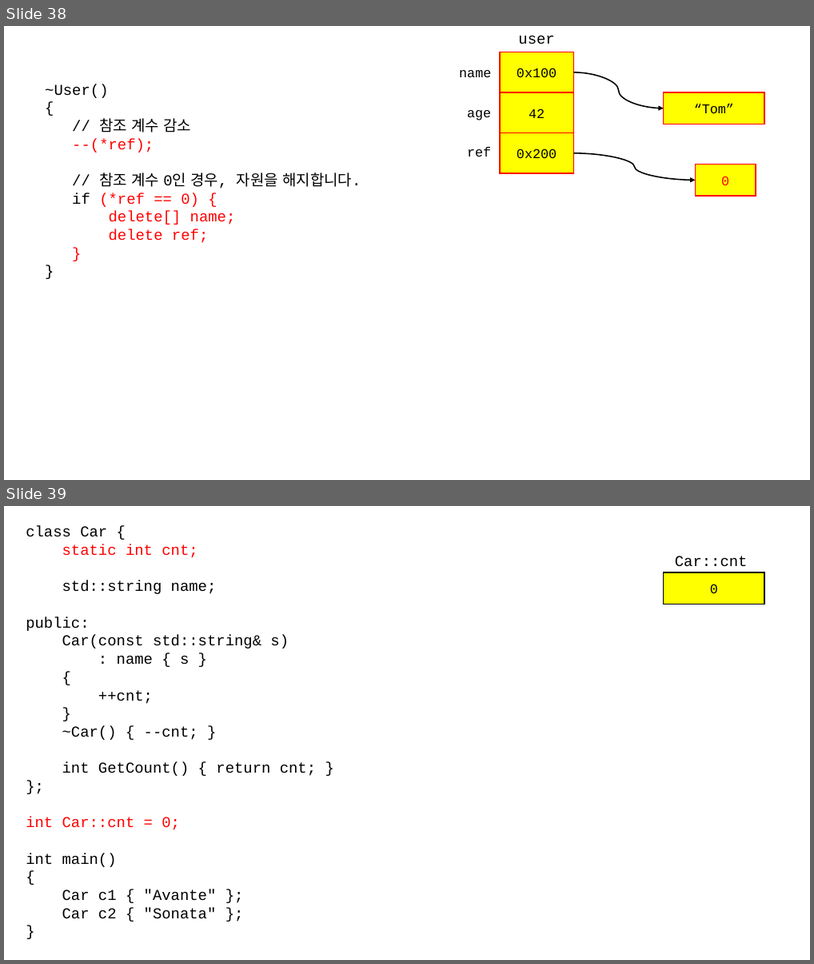
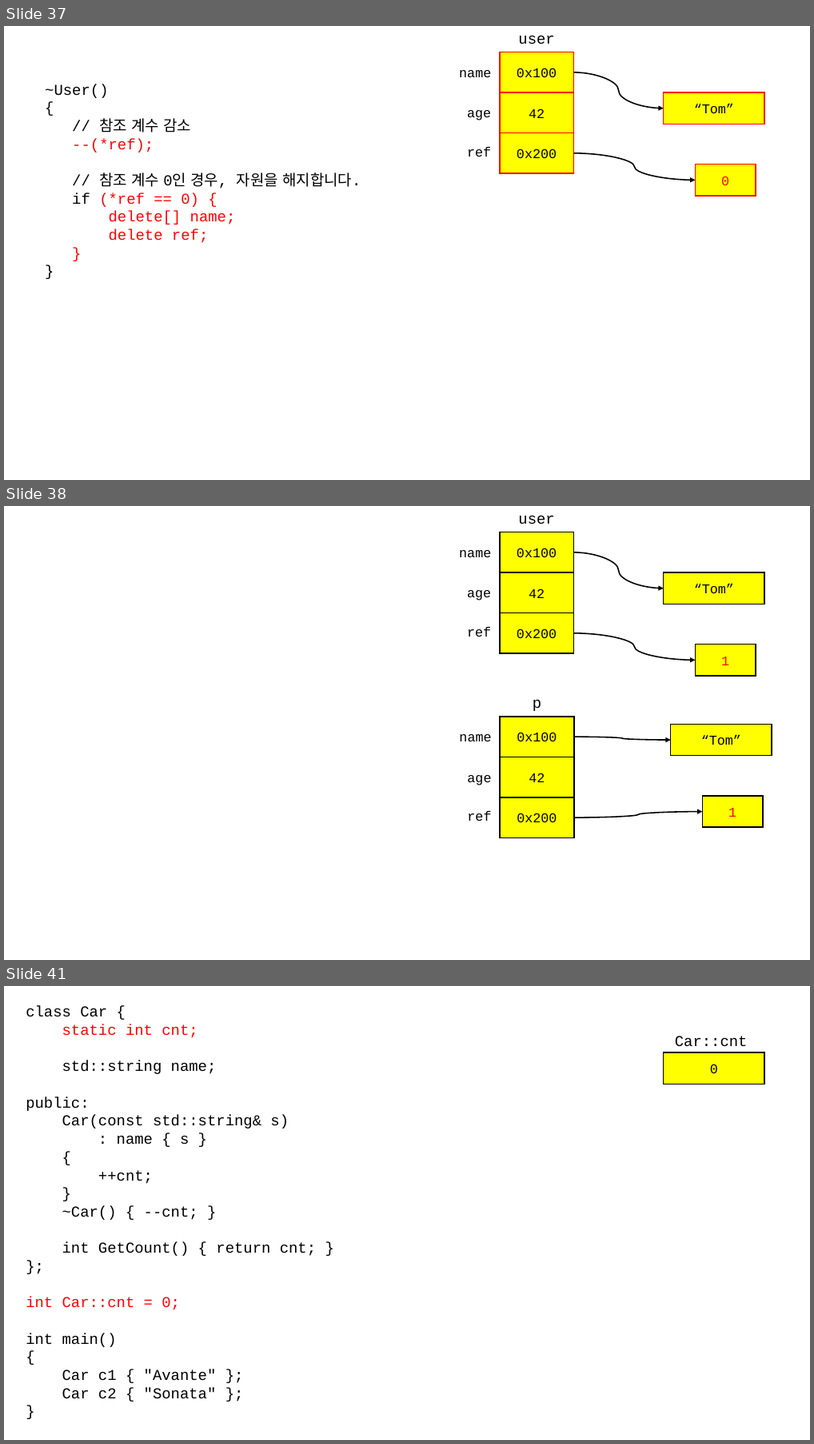
Before and after one commit to yoondev-classroom/cpp_240708, a slide deck: cpp_240708.pptx. Shown one above the other, each under a label of ours: slides 38 and 39 before the commit, slides 37, 38 and 41 after it; the slides between them are not shown. The pictures are 814x964 and 814x1444 pixels, drawn with LibreOffice and Linux fonts; fonts in the diff are those of the drawing. Boxes give left, top, right and bottom in pixels: in the first picture for what was removed or moved away, otherwise in the second. Text is boxed around its words. In the diff, an @@ line names an element or a change of style, - is before the commit and + after.

```diff
--- a/cpp_240708.pptx
+++ b/cpp_240708.pptx
@@ slide 38 added at (4, 506, 810, 960), background #FFFFFF @@
@@ text added at (518, 516, 554, 524), 18 pt, text #000000 @@
+user
@@ text added at (459, 550, 491, 557), 16 pt, text #000000 @@
+name
@@ rectangle added at (500, 532, 574, 572), fill #FFFF00, outline #000000 1.5 pt, 16 pt, text #000000 @@
+0x100
@@ curved arrow added from (574, 552) to (664, 588), #000000 1.5 pt @@
@@ rectangle added at (500, 572, 574, 613), fill #FFFF00, outline #000000 1.5 pt, 16 pt, text #000000 @@
+42
@@ rectangle added at (664, 572, 765, 604), fill #FFFF00, outline #000000 1.5 pt, 16 pt, text #000000 @@
+“Tom”
@@ text added at (467, 590, 491, 600), 16 pt, text #000000 @@
+age
@@ rectangle added at (500, 613, 574, 654), fill #FFFF00, outline #000000 1.5 pt, 16 pt, text #000000 @@
+0x200
@@ text added at (467, 627, 491, 636), 16 pt, text #000000 @@
+ref
@@ curved arrow added from (574, 633) to (695, 660), #000000 1.5 pt @@
@@ rectangle added at (695, 644, 756, 676), fill #FFFF00, outline #000000 1.5 pt, 16 pt, text #FF0000 @@
+1
@@ rectangle added at (500, 716, 574, 757), fill #FFFF00, outline #000000 1.5 pt, 16 pt, text #000000 @@
+0x100
@@ text added at (533, 699, 542, 711), 18 pt, text #000000 @@
+p
@@ text added at (459, 734, 491, 741), 16 pt, text #000000 @@
+name
@@ curved arrow added from (574, 736) to (671, 740), #000000 1.5 pt @@
@@ rectangle added at (671, 724, 772, 756), fill #FFFF00, outline #000000 1.5 pt, 16 pt, text #000000 @@
+“Tom”
@@ rectangle added at (500, 757, 574, 797), fill #FFFF00, outline #000000 1.5 pt, 16 pt, text #000000 @@
+42
@@ text added at (467, 775, 491, 785), 16 pt, text #000000 @@
+age
@@ text added at (467, 811, 491, 820), 16 pt, text #000000 @@
+ref
@@ rectangle added at (500, 797, 574, 837), fill #FFFF00, outline #000000 1.5 pt, 16 pt, text #000000 @@
+0x200
@@ curved arrow added from (574, 817) to (702, 812), #000000 1.5 pt @@
@@ rectangle added at (702, 796, 763, 828), fill #FFFF00, outline #000000 1.5 pt, 16 pt, text #FF0000 @@
+1
@@ what was slide 38 is now slide 37 @@
@@ what was slide 39 is now slide 41 @@
```
Also in this commit, not shown: 1 slide changed, 6 other slides added, 5 other files.
